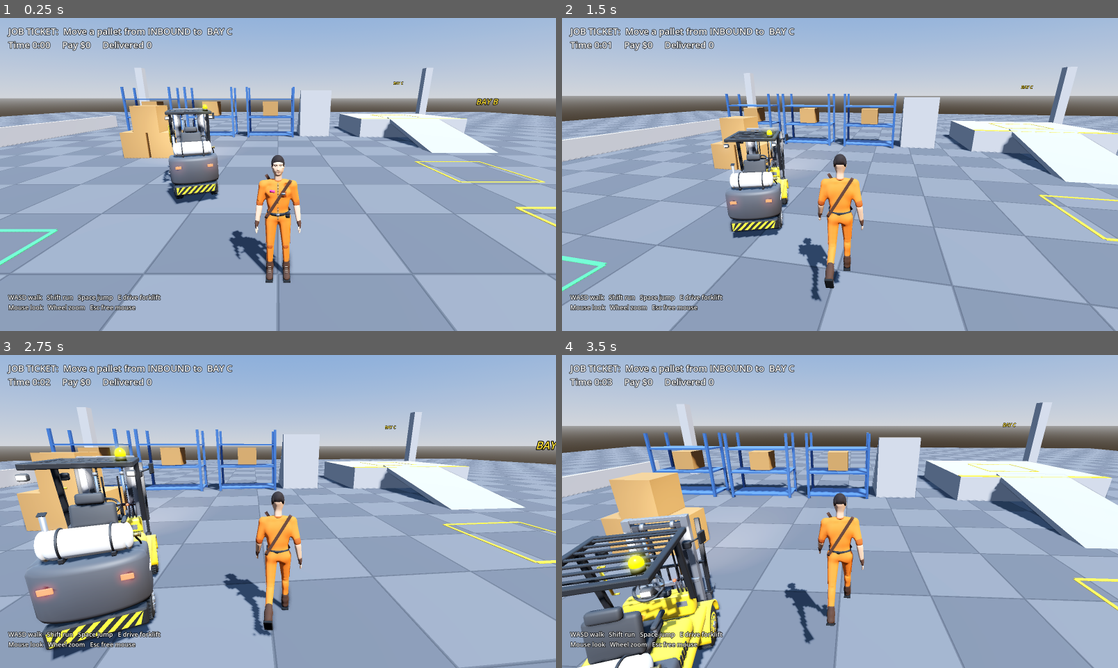
Above: before the commit, frames 1-4 (two rows, left to right).
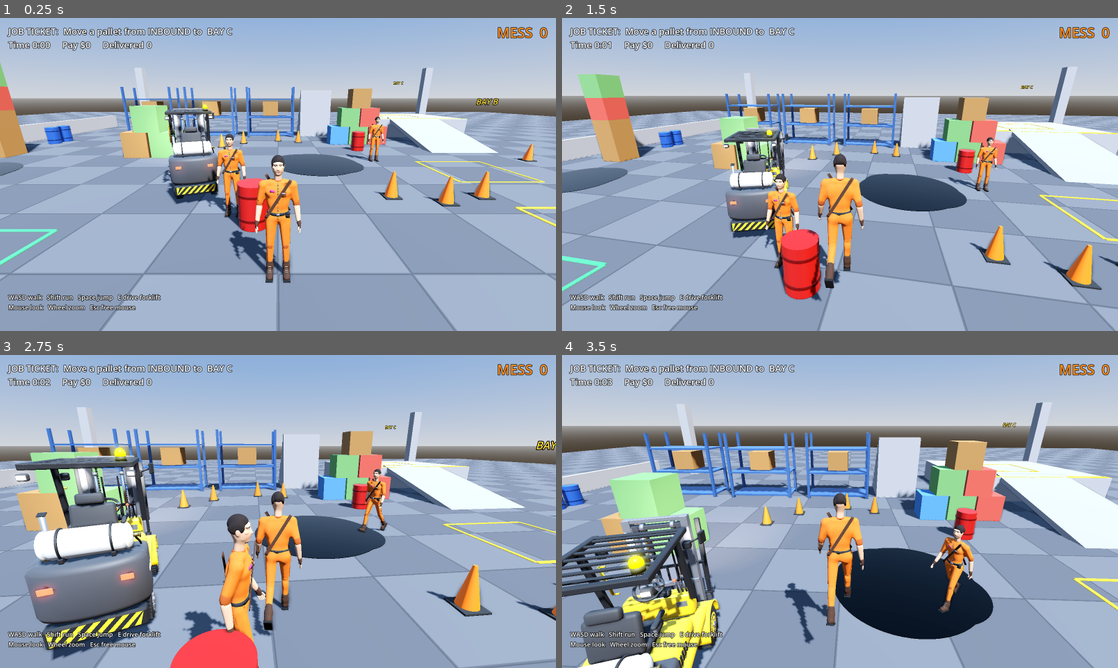
Above: after the commit, the same moments.

Repository: ChartechIndustries/forklift-yard
Game: Godot game, scene res://scenes/main.tscn
The game is run twice, just before and just after one commit, with the same random seed, the same clock (stepped at 60 frames per second) and the same inputs.
Inputs (mouse positions are in pixels of both pictures, inside the frame that each line leads up to):
- Up to frame 1 (0.25 s): no input
- Up to frame 2 (1.5 s): tap Enter at 0.5 s; move the mouse to (867, 174) at 0.52 s; hold W from 0.53 s (still down); tap R at 0.6 s; click (867, 174) at 0.67 s; tap Space at 0.77 s; move the mouse to (812, 174) at 1.27 s; tap F at 1.35 s
- Up to frame 3 (2.75 s): keep holding W; tap Space at 1.52 s; move the mouse to (289, 505) at 2.02 s; tap E at 2.1 s
- Up to frame 4 (3.5 s): keep holding W; move the mouse to (834, 517) at 2.77 s; tap Shift at 2.85 s; click (834, 517) at 2.92 s; tap Space at 3.02 s

The runs differ from the first frame. In frame 1, 7.2% of the frame differs, in the area x 0-99%, y 2-69%; in frame 2, 11%; in frame 3, 10%; in frame 4, 13%, in the area x 0-99%, y 2-91%.

Commit message:
Messy yard: knockable David, breakable pallets/crates, oil, cones, barrels, MESS score
Co-Authored-By: Claude Opus 5.5 (1M context) <noreply@anthropic.com>

Diff:
--- /dev/null
+++ b/scripts/david.gd
@@ -0,0 +1,150 @@
+extends CharacterBody3D
+## David: wanders the yard. Hit by a forklift, he goes ragdoll (a rigid capsule
+## carries his model), tumbles, then respawns at home.
+
+const SPEED := 1.4
+const RAGDOLL_TIME := 4.0
+const BOUNDS := Rect2(-13, -6, 19, 16.5)
+
+var gravity: float = ProjectSettings.get_setting("physics/3d/default_gravity")
+var model: Node3D
+var anim: AnimationPlayer
+var anims := {}
+var current := ""
+var home := Vector3.ZERO
+var target := Vector3.ZERO
+var wait := 0.0
+var stuck_t := 0.0
+var last_pos := Vector3.ZERO
+var ragdoll: RigidBody3D = null
+var col: CollisionShape3D
+
+
+func _ready() -> void:
+	add_to_group("david")
+	home = global_position
+	var shape := CapsuleShape3D.new()
+	shape.radius = 0.28
+	shape.height = 1.8
+	col = CollisionShape3D.new()
+	col.shape = shape
+	col.position.y = 0.9
+	add_child(col)
+	model = load("res://models/contestant.glb").instantiate()
+	add_child(model)
+	var aps := model.find_children("*", "AnimationPlayer", true, false)
+	if aps.size() > 0:
+		anim = aps[0]
+		for n in anim.get_animation_list():
+			for key in ["Idle", "Walk", "Run"]:
+				if key.to_lower() in n.to_lower():
+					anims[key] = n
+					anim.get_animation(n).loop_mode = Animation.LOOP_LINEAR
+	_play("Idle")
+	_pick_target()
+
+
+func _pick_target() -> void:
+	target = Vector3(randf_range(BOUNDS.position.x, BOUNDS.end.x), 0, randf_range(BOUNDS.position.y, BOUNDS.end.y))
+	wait = randf_range(0.5, 3.0)
+	stuck_t = 0.0
+
+
+func _physics_process(delta: float) -> void:
+	if ragdoll != null:
+		return
+	var to := target - global_position
+	to.y = 0
+	var moving := false
+	if wait > 0.0:
+		wait -= delta
+	elif to.length() < 0.4:
+		_pick_target()
+	else:
+		moving = true
+		var dir := to.normalized()
+		velocity.x = dir.x * SPEED
+		velocity.z = dir.z * SPEED
+		model.rotation.y = lerp_angle(model.rotation.y, atan2(dir.x, dir.z), clamp(8.0 * delta, 0.0, 1.0))
+		stuck_t += delta
+		if stuck_t > 1.0:
+			if global_position.distance_to(last_pos) < 0.3:
+				_pick_target()
+			last_pos = global_position
+			stuck_t = 0.0
+	if not moving:
+		velocity.x = move_toward(velocity.x, 0.0, 10.0 * delta)
+		velocity.z = move_toward(velocity.z, 0.0, 10.0 * delta)
+	if is_on_floor():
+		velocity.y = 0.0
+	else:
+		velocity.y -= gravity * delta
+	move_and_slide()
+	_play("Walk" if moving else "Idle")
+	if anim:
+		anim.speed_scale = 1.0
+
+
+func _play(key: String) -> void:
+	if anim == null or not anims.has(key) or current == key:
+		return
+	current = key
+	anim.play(anims[key], 0.25)
+
+
+func is_down() -> bool:
+	return ragdoll != null
+
+
+## Send David flying. `dir` is the horizontal push direction, `spd` the impact speed.
+func knock(dir: Vector3, spd: float) -> void:
+	if ragdoll != null:
+		return
+	col.set_deferred("disabled", true)
+	collision_layer = 0
+	collision_mask = 0
+	var rb := RigidBody3D.new()
+	rb.mass = 70.0
+	rb.linear_damp = 0.4
+	rb.angular_damp = 0.8
+	var pm := PhysicsMaterial.new()
+	pm.bounce = 0.35
+	pm.friction = 0.6
+	rb.physics_material_override = pm
+	var cs := CollisionShape3D.new()
+	var shape := CapsuleShape3D.new()
+	shape.radius = 0.28
+	shape.height = 1.8
+	cs.shape = shape
+	rb.add_child(cs)
+	rb.add_to_group("ragdolls")
+	get_parent().add_child(rb)
+	rb.global_position = global_position + Vector3(0, 0.9, 0)
+	model.reparent(rb, true)
+	ragdoll = rb
+	rb.linear_velocity = dir * spd * 1.3 + Vector3(0, 3.0 + spd * 0.5, 0)
+	rb.angular_velocity = Vector3(randf_range(-6, 6), randf_range(-4, 4), randf_range(-6, 6))
+	if anim and anims.has("Run"):
+		anim.play(anims["Run"], 0.05)   # flail
+		anim.speed_scale = 2.5
+	get_tree().create_timer(RAGDOLL_TIME).timeout.connect(_get_up)
+
+
+func _get_up() -> void:
+	if ragdoll == null or not is_instance_valid(self):
+		return
+	model.reparent(self, false)
+	model.position = Vector3.ZERO
+	model.rotation = Vector3.ZERO
+	ragdoll.queue_free()
+	ragdoll = null
+	global_position = home
+	velocity = Vector3.ZERO
+	collision_layer = 1
+	collision_mask = 1
+	col.disabled = false
+	current = ""
+	_play("Idle")
+	if anim:
+		anim.speed_scale = 1.0
+	_pick_target()
--- a/scripts/forklift.gd
+++ b/scripts/forklift.gd
@@ -4,6 +4,8 @@
 ## and raising; they are set down by lowering the forks all the way.
 
 signal pallet_dropped(pallet: Node3D)
+signal crashed(collider: Object, speed: float, dir: Vector3, point: Vector3)
+signal oil_entered
 
 const MAX_SPEED := 4.5
 const MAX_REVERSE := 2.5
@@ -30,6 +32,10 @@
 # autotest overrides (null = read the keyboard)
 var auto_throttle = null
 var auto_lift = null
+# oil patches (Vector3: x, z, radius), shared with the level
+var oil_patches: Array = []
+var slip := false
+var drift := Vector3.ZERO
 
 var model: Node3D
 var carriage: Node3D
@@ -146,11 +152,18 @@
 	var lift_in: float = auto_lift if auto_lift != null else _key(KEY_R) - _key(KEY_F)
 	var braking := _key(KEY_SPACE) > 0.0
 
+	# --- oil: low grip, weak brakes ---
+	var on_oil := _on_oil()
+	if on_oil and not slip:
+		oil_entered.emit()
+	slip = on_oil
+	var grip := 0.3 if slip else 1.0
+
 	# --- speed: throttle against the direction of travel brakes first ---
 	if braking:
-		speed = move_toward(speed, 0.0, BRAKE * delta)
+		speed = move_toward(speed, 0.0, BRAKE * grip * delta)
 	elif throttle != 0.0:
-		var rate := BRAKE if sign(throttle) != sign(speed) and abs(speed) > 0.1 else ACCEL
+		var rate := BRAKE * grip if sign(throttle) != sign(speed) and abs(speed) > 0.1 else ACCEL
 		speed = clamp(speed + throttle * rate * delta, -MAX_REVERSE, MAX_SPEED)
 	else:
 		speed = move_toward(speed, 0.0, COAST * delta)
@@ -158,14 +171,37 @@
 	var steer_target := steer_in * MAX_STEER
 	steer = move_toward(steer, steer_target, STEER_RATE * delta)
 	rotation.y += speed / WHEELBASE * tan(steer) * delta
+	if slip and abs(speed) > 0.8:
+		rotation.y += sin(t * 2.3) * 0.9 * abs(speed) / MAX_SPEED * delta * 2.0   # fishtail
 
 	var fwd := -global_transform.basis.z
-	velocity.x = fwd.x * speed
-	velocity.z = fwd.z * speed
+	var want := Vector3(fwd.x * speed, 0, fwd.z * speed)
+	if slip:
+		drift = drift.lerp(want, clamp(1.0 * delta, 0.0, 1.0))   # keeps sliding the old way
+	elif (drift - want).length() < 0.3:
+		drift = want
+	else:
+		drift = drift.lerp(want, clamp(5.0 * delta, 0.0, 1.0))
+	velocity.x = drift.x
+	velocity.z = drift.z
 	velocity.y = 0.0 if is_on_floor() else velocity.y - gravity * delta
+	var pre := absf(speed) if not slip else maxf(absf(speed), Vector3(drift.x, 0, drift.z).length())
 	move_and_slide()
 	if is_on_wall():
-		speed *= 0.5
+		var hard := false
+		for i in get_slide_collision_count():
+			var c := get_slide_collision(i)
+			if c.get_normal().y > 0.7:
+				continue
+			var o := c.get_collider()
+			if not (o is RigidBody3D or o is CharacterBody3D):
+				hard = true
+			var push := -c.get_normal()
+			push.y = 0.0
+			push = (push.normalized() + fwd * sign(speed)).normalized()
+			crashed.emit(o, pre, push, c.get_position())
+		speed *= 0.5 if hard else 0.93
+		drift = Vector3(velocity.x, 0, velocity.z)
 
 	# --- forks ---
 	var prev_lift := lift
@@ -186,6 +222,13 @@
 
 	pivot.rotation = Vector3(cam_pitch, cam_yaw, 0)
 	spring.spring_length = lerp(spring.spring_length, zoom, 8.0 * delta)
+
+
+func _on_oil() -> bool:
+	for o in oil_patches:
+		if Vector2(global_position.x - o.x, global_position.z - o.y).length() < o.z:
+			return true
+	return false
 
 
 func _try_pickup() -> void:
--- a/scripts/level.gd
+++ b/scripts/level.gd
@@ -21,6 +21,14 @@
 const INBOUND_SLOTS := [Vector3(-10, 0, 6), Vector3(-8, 0, 6), Vector3(-6, 0, 6), Vector3(-10, 0, 8.5),
 	Vector3(-8, 0, 8.5), Vector3(-6, 0, 8.5)]
 const BAYS := {"A": Vector3(7, 0, 5), "B": Vector3(7, 0, 0.5), "C": Vector3(9, 1.2, -10.5)}
+const MAX_DEBRIS := 90
+const OIL_SPOTS := [Vector3(1.5, -0.5, 1.7), Vector3(4.5, 8.5, 1.5), Vector3(-11, 1, 1.6), Vector3(10.5, 2.5, 1.4)]
+const CONE_SPOTS := [Vector2(3, 3), Vector2(4.2, 3.4), Vector2(5.4, 3), Vector2(-3, -4), Vector2(-2, -5.2),
+	Vector2(0, -6), Vector2(1.2, -5.5), Vector2(-1, 10), Vector2(1, 10), Vector2(3, 10), Vector2(10.5, -1), Vector2(12, 1)]
+const BARREL_SPOTS := [Vector3(12, 7, 0), Vector3(12.7, 7.6, 0), Vector3(11.9, 8.3, 0), Vector3(4, -3.2, 1),
+	Vector3(-13, -6, 0), Vector3(-13, -5.2, 0), Vector3(-0.5, 4.5, 1)]   # z = 1: leaks oil
+const DAVID_SPOTS := [Vector3(-1, 0.1, 4), Vector3(4, 0.1, -1), Vector3(-3, 0.1, 8)]
+const OOFS := ["OOF!", "BONK!", "DAVID!!", "WHOA!", "OH NO", "YEET!"]
 const CRATE_COLORS := [Color(0.55, 0.38, 0.2), Color(0.25, 0.45, 0.7), Color(0.7, 0.25, 0.2), Color(0.35, 0.55, 0.3)]
 
 var player: CharacterBody3D
@@ -31,6 +39,12 @@
 var delivered := 0
 var last_bay := ""
 
+var mess := 0
+var mess_shown := 0.0
+var oil_patches: Array = []   # Vector3(x, z, radius); shared with the forklift
+var debris: Array = []
+var davids: Array = []
+var hud_mess: Label
 var hud_job: Label
 var hud_help: Label
 var hud_prompt: Label
@@ -49,6 +63,10 @@
 	forklift.rotation.y = deg_to_rad(20)
 	add_child(forklift)
 	forklift.pallet_dropped.connect(_on_pallet_dropped)
+	forklift.crashed.connect(_on_crash)
+	forklift.oil_entered.connect(func(): _add_mess(5, forklift.global_position, "SLIP"))
+	forklift.oil_patches = oil_patches
+	_mess_props()
 	for i in 4:
 		_spawn_pallet()
 	player = CharacterBody3D.new()
@@ -104,7 +122,7 @@
 	var hazard := _mat(Color(0.95, 0.65, 0.05), 0.6)
 
 	for p in [Vector3(-5, 0, -2), Vector3(-6.2, 0, -2), Vector3(-5.6, 1.1, -2)]:
-		_box(p + Vector3(0, 0.55, 0), Vector3(1.1, 1.1, 1.1), crate)
+		_rigid_crate(p + Vector3(0, 0.55, 0), 1.1)
 	# pallet racks
 	for x in [-10.0, -6.0, -2.0]:
 		for z in [-9.0, -7.6]:
@@ -186,7 +204,9 @@
 		_part(pallet, Vector3(0, 0.125, -0.42 + i * 0.21), Vector3(1.0, 0.03, 0.15), wood)
 	for x in [-0.45, 0.0, 0.45]:
 		_part(pallet, Vector3(x, 0.055, 0), Vector3(0.1, 0.11, 1.0), wood)
-	var c := _mat(CRATE_COLORS[randi() % CRATE_COLORS.size()], 0.75)
+	var ccol: Color = CRATE_COLORS[randi() % CRATE_COLORS.size()]
+	pallet.set_meta("crate_color", ccol)
+	var c := _mat(ccol, 0.75)
 	_part(pallet, Vector3(0, 0.59, 0), Vector3(0.9, 0.9, 0.9), c)
 	var band := _mat(Color(0.1, 0.1, 0.1), 0.6)
 	_part(pallet, Vector3(0, 0.59, 0), Vector3(0.92, 0.06, 0.92), band)
@@ -273,6 +293,13 @@
 	var layer := CanvasLayer.new()
 	add_child(layer)
 	hud_job = _label(layer, Vector2(24, 20), 26)
+	hud_mess = _label(layer, Vector2(0, 0), 40)
+	hud_mess.set_anchors_preset(Control.PRESET_TOP_RIGHT)
+	hud_mess.offset_left = -420
+	hud_mess.offset_right = -24
+	hud_mess.offset_top = 14
+	hud_mess.horizontal_alignment = HORIZONTAL_ALIGNMENT_RIGHT
+	hud_mess.add_theme_color_override("font_color", Color(1.0, 0.55, 0.1))
 	hud_help = _label(layer, Vector2(0, 0), 18)
 	hud_help.set_anchors_preset(Control.PRESET_BOTTOM_LEFT)
 	hud_help.offset_left = 24
@@ -309,6 +336,8 @@
 
 func _process(delta: float) -> void:
 	job_time += delta
+	mess_shown = move_toward(mess_shown, mess, maxf(40.0, absf(mess - mess_shown) * 4.0) * delta)
+	hud_mess.text = "MESS  %d" % int(mess_shown)
 	msg_time -= delta
 	hud_msg.visible = msg_time > 0.0
 	hud_job.text = "JOB TICKET:  Move a pallet from INBOUND to  BAY %s\nTime %d:%02d     Pay $%d     Delivered %d" % [
@@ -421,3 +450,219 @@
 	await _wait(0.5)
 	await _shot(out_dir, "f6_walking_again")
 	get_tree().quit()
+
+
+# ---------------- mess ----------------
+
+func _mess_props() -> void:
+	for sp in OIL_SPOTS:
+		_oil_patch(Vector3(sp.x, 0, sp.y), sp.z)
+	# crate stacks: pyramid and tower
+	var base := Vector3(4.5, 0, -5.2)
+	for row in 3:
+		for i in 3 - row:
+			_rigid_crate(base + Vector3((i - (2 - row) * 0.5) * 1.06, 0.5 + row * 1.003, 0), 1.0)
+	for i in 4:
+		_rigid_crate(Vector3(-12.5, 0.5 + i * 1.003, -2.0), 1.0)
+	for sp in CONE_SPOTS:
+		_cone(Vector3(sp.x, 0.35, sp.y))
+	for sp in BARREL_SPOTS:
+		_barrel(Vector3(sp.x, 0.46, sp.y), sp.z > 0.5)
+	for i in DAVID_SPOTS.size():
+		var d := CharacterBody3D.new()
+		d.set_script(load("res://scripts/david.gd"))
+		d.position = DAVID_SPOTS[i]
+		add_child(d)
+		davids.append(d)
+
+
+func _rigid(pos: Vector3, size: Vector3, mass: float, m: Material, group: String, pts: int, shape: Shape3D = null) -> RigidBody3D:
+	var rb := RigidBody3D.new()
+	rb.mass = mass
+	rb.position = pos
+	var pm := PhysicsMaterial.new()
+	pm.friction = 0.8
+	pm.bounce = 0.1
+	rb.physics_material_override = pm
+	rb.add_to_group(group)
+	rb.set_meta("pts", pts)
+	add_child(rb)
+	if m != null:
+		_part(rb, Vector3.ZERO, size, m)
+	var cs := CollisionShape3D.new()
+	if shape == null:
+		var bs := BoxShape3D.new()
+		bs.size = size
+		shape = bs
+	cs.shape = shape
+	rb.add_child(cs)
+	return rb
+
+
+func _rigid_crate(pos: Vector3, size: float) -> RigidBody3D:
+	var col: Color = CRATE_COLORS[randi() % CRATE_COLORS.size()]
+	var rb := _rigid(pos, Vector3.ONE * size, 25.0 * size, _mat(col, 0.8), "crates", 10)
+	rb.set_meta("color", col)
+	return rb
+
+
+func _cone(pos: Vector3) -> void:
+	var sh := CylinderShape3D.new()
+	sh.radius = 0.19
+	sh.height = 0.7
+	var rb := _rigid(pos, Vector3.ONE, 1.5, null, "cones", 20, sh)
+	var mi := MeshInstance3D.new()
+	var cm := CylinderMesh.new()
+	cm.top_radius = 0.03
+	cm.bottom_radius = 0.17
+	cm.height = 0.7
+	cm.material = _mat(Color(1.0, 0.4, 0.05), 0.6)
+	mi.mesh = cm
+	rb.add_child(mi)
+	_part(rb, Vector3(0, -0.33, 0), Vector3(0.42, 0.04, 0.42), _mat(Color(0.12, 0.12, 0.12), 0.8))
+
+
+func _barrel(pos: Vector3, leaky: bool) -> void:
+	var col := Color(0.75, 0.12, 0.1) if leaky else Color(0.15, 0.3, 0.65)
+	var sh := CylinderShape3D.new()
+	sh.radius = 0.3
+	sh.height = 0.92
+	var rb := _rigid(pos, Vector3.ONE, 14.0, null, "barrels", 30, sh)
+	rb.set_meta("leaky", leaky)
+	var mi := MeshInstance3D.new()
+	var cm := CylinderMesh.new()
+	cm.top_radius = 0.3
+	cm.bottom_radius = 0.3
+	cm.height = 0.92
+	cm.material = _mat(col, 0.5, 0.3)
+	mi.mesh = cm
+	rb.add_child(mi)
+	for y in [-0.25, 0.25]:
+		var ring := MeshInstance3D.new()
+		var rm := CylinderMesh.new()
+		rm.top_radius = 0.315
+		rm.bottom_radius = 0.315
+		rm.height = 0.05
+		rm.material = _mat(col.darkened(0.4), 0.4, 0.5)
+		ring.mesh = rm
+		ring.position.y = y
+		rb.add_child(ring)
+
+
+func _oil_patch(pos: Vector3, radius: float) -> void:
+	var m := _mat(Color(0.02, 0.02, 0.03), 0.05, 0.8)
+	var blobs := [[Vector2.ZERO, 1.0], [Vector2(0.45, 0.2) * radius, 0.6], [Vector2(-0.35, -0.4) * radius, 0.55]]
+	var y := 0.012 + 0.002 * oil_patches.size()
+	for b in blobs:
+		var mi := MeshInstance3D.new()
+		var cm := CylinderMesh.new()
+		cm.top_radius = radius * b[1]
+		cm.bottom_radius = radius * b[1]
+		cm.height = 0.01
+		cm.material = m
+		mi.mesh = cm
+		mi.position = pos + Vector3(b[0].x, y, b[0].y)
+		add_child(mi)
+	oil_patches.append(Vector3(pos.x, pos.z, radius * 0.9))
+
+
+func _add_mess(pts: int, at: Vector3, text := "") -> void:
+	mess += pts
+	if text != "":
+		_popup("%s +%d" % [text, pts], at + Vector3(0, 1.6, 0), Color(1.0, 0.6, 0.15))
+
+
+func _popup(text: String, pos: Vector3, col: Color) -> void:
+	var l := Label3D.new()
+	l.text = text
+	l.position = pos
+	l.font_size = 72
+	l.pixel_size = 0.006
+	l.modulate = col
+	l.outline_size = 20
+	l.billboard = BaseMaterial3D.BILLBOARD_ENABLED
+	l.no_depth_test = true
+	add_child(l)
+	var tw := l.create_tween()
+	tw.tween_property(l, "position:y", pos.y + 1.5, 1.2)
+	tw.parallel().tween_property(l, "modulate:a", 0.0, 1.2).set_delay(0.5)
+	tw.tween_callback(l.queue_free)
+
+
+func _on_crash(o: Object, spd: float, dir: Vector3, point: Vector3) -> void:
+	if not (o is Node) or not is_instance_valid(o):
+		return
+	var n := o as Node
+	var now := Time.get_ticks_msec()
+	if n.has_meta("hit_ms") and now - int(n.get_meta("hit_ms")) < 400:
+		return
+	n.set_meta("hit_ms", now)
+	if n.is_in_group("david"):
+		if spd >= 1.5 and not n.is_down():
+			n.knock(dir, spd)
+			_add_mess(250, n.global_position, OOFS[randi() % OOFS.size()])
+			_flash("David has left the building", Color(1, 0.8, 0.3))
+	elif n.is_in_group("pallets"):
+		if spd >= 2.5 and n != forklift.carried:
+			_break_pallet(n as Node3D, dir, spd)
+	elif n is RigidBody3D:
+		var rb := n as RigidBody3D
+		if n.is_in_group("ragdolls"):
+			rb.apply_impulse(dir * spd * rb.mass * 0.5, point - rb.global_position)
+			return
+		rb.apply_impulse(dir * spd * rb.mass * 1.1 + Vector3(0, rb.mass * 0.5, 0), point - rb.global_position)
+		if not rb.has_meta("scored"):
+			rb.set_meta("scored", true)
+			_add_mess(int(rb.get_meta("pts", 0)), rb.global_position, "")
+		if n.is_in_group("crates") and spd >= 3.8:
+			_smash_crate(rb, dir, spd)
+		elif n.is_in_group("barrels") and spd >= 3.5 and rb.get_meta("leaky", false) and not rb.has_meta("leaked"):
+			rb.set_meta("leaked", true)
+			_oil_patch(Vector3(rb.global_position.x + dir.x, 0, rb.global_position.z + dir.z), 1.5)
+			_add_mess(50, rb.global_position, "SPILL")
+
+
+func _debris_box(pos: Vector3, size: Vector3, col: Color, vel: Vector3) -> void:
+	var rb := _rigid(pos, size, maxf(1.0, size.x * size.y * size.z * 80.0), _mat(col, 0.8), "debris", 0)
+	rb.linear_velocity = vel
+	rb.angular_velocity = Vector3(randf_range(-5, 5), randf_range(-5, 5), randf_range(-5, 5))
+	debris.append(rb)
+	var tw := rb.create_tween()
+	tw.tween_interval(25.0)
+	tw.tween_callback(rb.queue_free)
+	debris = debris.filter(func(d): return is_instance_valid(d))
+	while debris.size() > MAX_DEBRIS:
+		debris.pop_front().queue_free()
+
+
+func _break_pallet(p: Node3D, dir: Vector3, spd: float) -> void:
+	var xf := p.global_transform
+	var col: Color = p.get_meta("crate_color", CRATE_COLORS[0])
+	p.remove_from_group("pallets")
+	p.queue_free()
+	var kick := dir * spd * 0.7
+	for ix in 2:
+		for iy in 2:
+			for iz in 2:
+				var lp := Vector3((ix - 0.5) * 0.45, 0.32 + iy * 0.45, (iz - 0.5) * 0.45)
+				_debris_box(xf * lp, Vector3.ONE * 0.4, col, kick + Vector3(randf_range(-1.5, 1.5), randf_range(1, 4), randf_range(-1.5, 1.5)))
+	var wood := Color(0.62, 0.48, 0.3)
+	for i in 5:
+		_debris_box(xf * Vector3(0, 0.15 + i * 0.05, -0.42 + i * 0.21), Vector3(1.0, 0.05, 0.15), wood,
+			kick + Vector3(randf_range(-2, 2), randf_range(2, 5), randf_range(-2, 2)))
+	for x in [-0.45, 0.0, 0.45]:
+		_debris_box(xf * Vector3(x, 0.4, 0), Vector3(0.1, 0.1, 1.0), wood, kick + Vector3(randf_range(-2, 2), randf_range(2, 4), randf_range(-2, 2)))
+	_add_mess(100, xf.origin, "CRASH")
+	_popup("PALLET DOWN", xf.origin + Vector3(0, 2.4, 0), Color(1, 0.4, 0.3))
+	get_tree().create_timer(8.0).timeout.connect(_spawn_pallet)
+
+
+func _smash_crate(rb: RigidBody3D, dir: Vector3, spd: float) -> void:
+	var xf := rb.global_transform
+	var col: Color = rb.get_meta("color", CRATE_COLORS[0])
+	rb.queue_free()
+	for ix in 2:
+		for iy in 2:
+			var lp := Vector3((ix - 0.5) * 0.4, (iy - 0.5) * 0.4, 0)
+			_debris_box(xf * lp, Vector3.ONE * 0.36, col, dir * spd * 0.6 + Vector3(randf_range(-2, 2), randf_range(1, 4), randf_range(-2, 2)))
+	_add_mess(40, xf.origin, "SMASH")
--- a/scripts/player.gd
+++ b/scripts/player.gd
@@ -124,6 +124,11 @@
 	elif Input.is_physical_key_pressed(KEY_SPACE):
 		velocity.y = JUMP_VELOCITY
 	move_and_slide()
+	for i in get_slide_collision_count():
+		var c := get_slide_collision(i)
+		var rb := c.get_collider() as RigidBody3D
+		if rb and rb.freeze == false:
+			rb.apply_impulse(-c.get_normal() * 2.0 * minf(rb.mass, 20.0) * 0.25, c.get_position() - rb.global_position)
 
 	# the model faces +Z; turn it toward the travel direction
 	if dir.length() > 0.1:
--- /dev/null
+++ b/tests/smoke.gd
@@ -0,0 +1,95 @@
+extends SceneTree
+## Headless smoke test: godot --headless --path . --script res://tests/smoke.gd
+## Spawns the main scene, runs 300 frames, then forces crashes into David, a pallet,
+## a crate, a barrel and checks that MESS goes up and oil slides the forklift.
+
+var failures := 0
+
+
+func check(ok: bool, what: String) -> void:
+	print(("PASS " if ok else "FAIL ") + what)
+	if not ok:
+		failures += 1
+
+
+func _initialize() -> void:
+	var lvl: Node3D = load("res://scenes/main.tscn").instantiate()
+	root.add_child(lvl)
+	for i in 300:
+		await physics_frame
+	var fk: CharacterBody3D = lvl.forklift
+	check(lvl.davids.size() > 0, "davids spawned")
+	check(lvl.oil_patches.size() >= 4, "oil patches exist")
+	check(get_nodes_in_group("cones").size() > 5 and get_nodes_in_group("barrels").size() > 3, "cones and barrels exist")
+	var m0: int = lvl.mess
+
+	# David: real forklift collision
+	var d = lvl.davids[0]
+	fk.global_position = d.global_position + Vector3(0, 0.05, 4.0)
+	fk.global_rotation = Vector3.ZERO
+	d.wait = 100.0
+	fk.speed = 0.0
+	fk.auto_throttle = 1.0
+	for i in 240:
+		await physics_frame
+		if d.is_down():
+			break
+	fk.auto_throttle = 0.0
+	check(d.is_down(), "david knocked down by forklift")
+	check(lvl.mess >= m0 + 250, "mess rose for david (%d)" % lvl.mess)
+	for i in 60 * 5:
+		await physics_frame
+	check(not d.is_down(), "david respawned")
+
+	# pallet break (direct crash call)
+	var pallets := get_nodes_in_group("pallets")
+	var pn := pallets.size()
+	var db0: int = lvl.debris.size()
+	lvl._on_crash(pallets[0], 4.0, Vector3.FORWARD, Vector3.ZERO)
+	for i in 30:
+		await physics_frame
+	check(get_nodes_in_group("pallets").size() == pn - 1, "pallet broke")
+	check(lvl.debris.size() > db0 + 10, "debris spawned (%d)" % lvl.debris.size())
+
+	# crate stack topples from a push
+	var crate: RigidBody3D = get_nodes_in_group("crates")[0]
+	var y0 := crate.global_position
+	lvl._on_crash(crate, 3.0, Vector3.RIGHT, crate.global_position)
+	for i in 60:
+		await physics_frame
+	check(crate.global_position.distance_to(y0) > 0.3, "crate moved")
+
+	# barrel leak
+	var oil0: int = lvl.oil_patches.size()
+	for b in get_nodes_in_group("barrels"):
+		if b.get_meta("leaky", false):
+			lvl._on_crash(b, 4.0, Vector3.LEFT, b.global_position)
+			break
+	check(lvl.oil_patches.size() == oil0 + 1, "barrel leaked oil")
+
+	# oil slide: drive onto a patch, cut the engine, forklift must keep drifting
+	var o: Vector3 = lvl.oil_patches[1]
+	fk.global_position = Vector3(o.x, 0.05, o.y + 2.5)
+	fk.global_rotation = Vector3.ZERO
+	fk.drift = Vector3.ZERO
+	fk.speed = 0.0
+	fk.auto_throttle = 1.0
+	for i in 90:
+		await physics_frame
+	fk.auto_throttle = 0.0
+	fk.speed = 0.0
+	for i in 5:
+		await physics_frame
+	check(fk.slip and fk.drift.length() > 0.5, "forklift sliding on oil (drift %.2f)" % fk.drift.length())
+
+	# deliveries still work
+	var money0: int = lvl.money
+	var p: Node3D = get_nodes_in_group("pallets")[0]
+	p.global_position = lvl.BAYS[lvl.job_bay] + Vector3(0, 0.05, 0)
+	lvl._on_pallet_dropped(p)
+	check(lvl.money > money0, "delivery pays")
+
+	for i in 60:
+		await physics_frame
+	print("MESS final ", lvl.mess, " failures ", failures)
+	quit(1 if failures > 0 else 0)
Not shown, added: scripts/david.gd.uid
Not shown, added: tests/smoke.gd.uid
Not shown, added: PLAN.md
